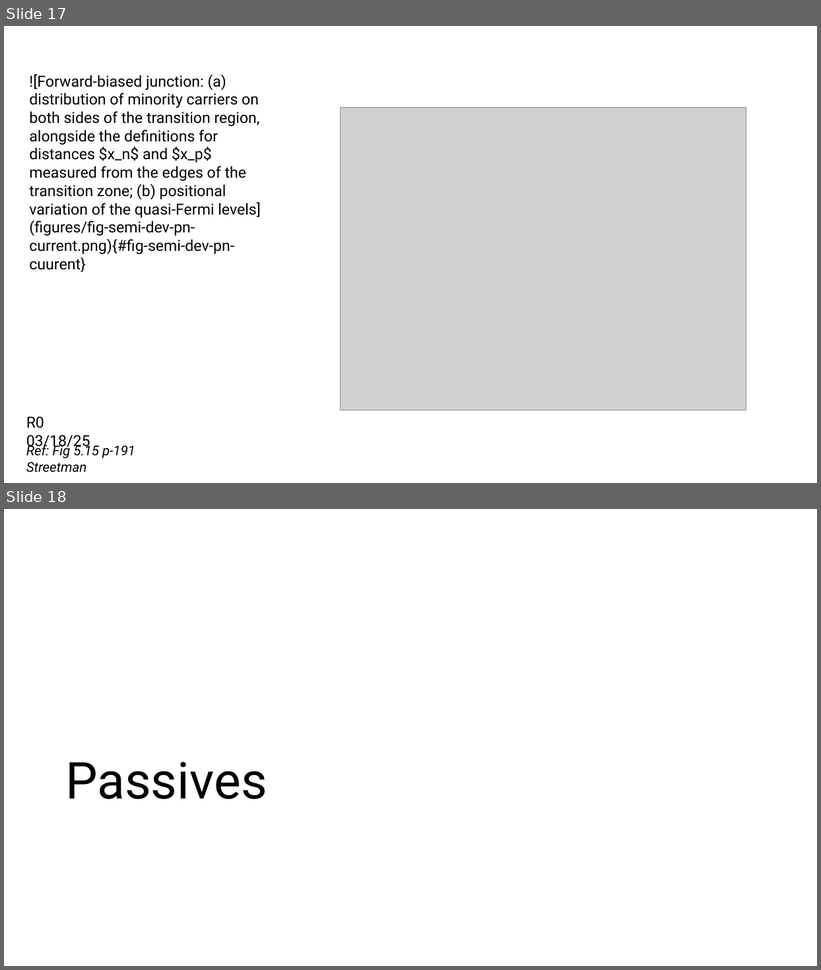
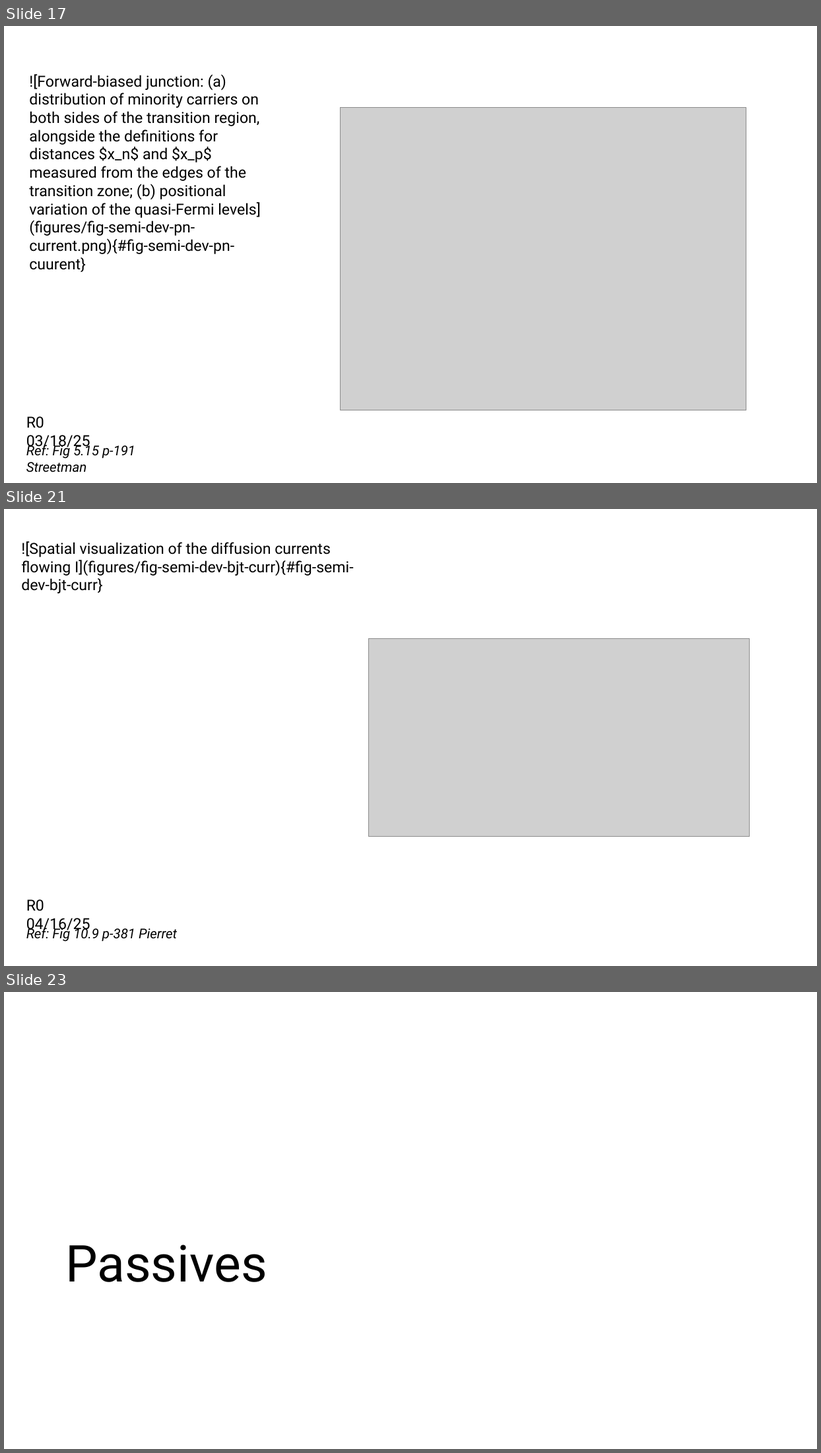
Before and after one commit to mixignal-press/ebook-ice1, a slide deck: figures/fig.pptx. Shown one above the other, each under a label of ours: slides 17 and 18 before the commit, slides 17, 21 and 23 after it; the slides between them are not shown. The pictures are 821x970 and 821x1453 pixels, drawn with LibreOffice and Linux fonts; fonts in the diff are those of the drawing; grey boxes stand for pictures. Boxes give left, top, right and bottom in pixels: in the first picture for what was removed or moved away, otherwise in the second. Text is boxed around its words. In the diff, an @@ line names an element or a change of style, - is before the commit and + after.

```diff
--- a/figures/fig.pptx
+++ b/figures/fig.pptx
@@ slide 21 added at box(4, 509, 817, 966), background #FFFFFF @@
@@ text added at box(21, 541, 354, 593), 18 pt, text #000000 @@
+![Spatial visualization of the diffusion currents flowing I](figures/fig-semi-dev-bjt-curr){#fig-semi-dev-bjt-curr}
@@ picture added at box(369, 639, 750, 837) @@
@@ text added at box(26, 900, 90, 933), 18 pt, text #000000 @@
+R0 04/16/25
@@ text added at box(26, 926, 177, 942), 16 pt, text #000000, italic @@
+Ref: Fig 10.9 p-381 Pierret
@@ what was slide 18 is now slide 23 @@
```
Also in this commit, not shown: 1 slide changed, 4 other slides added, 5 other files.
